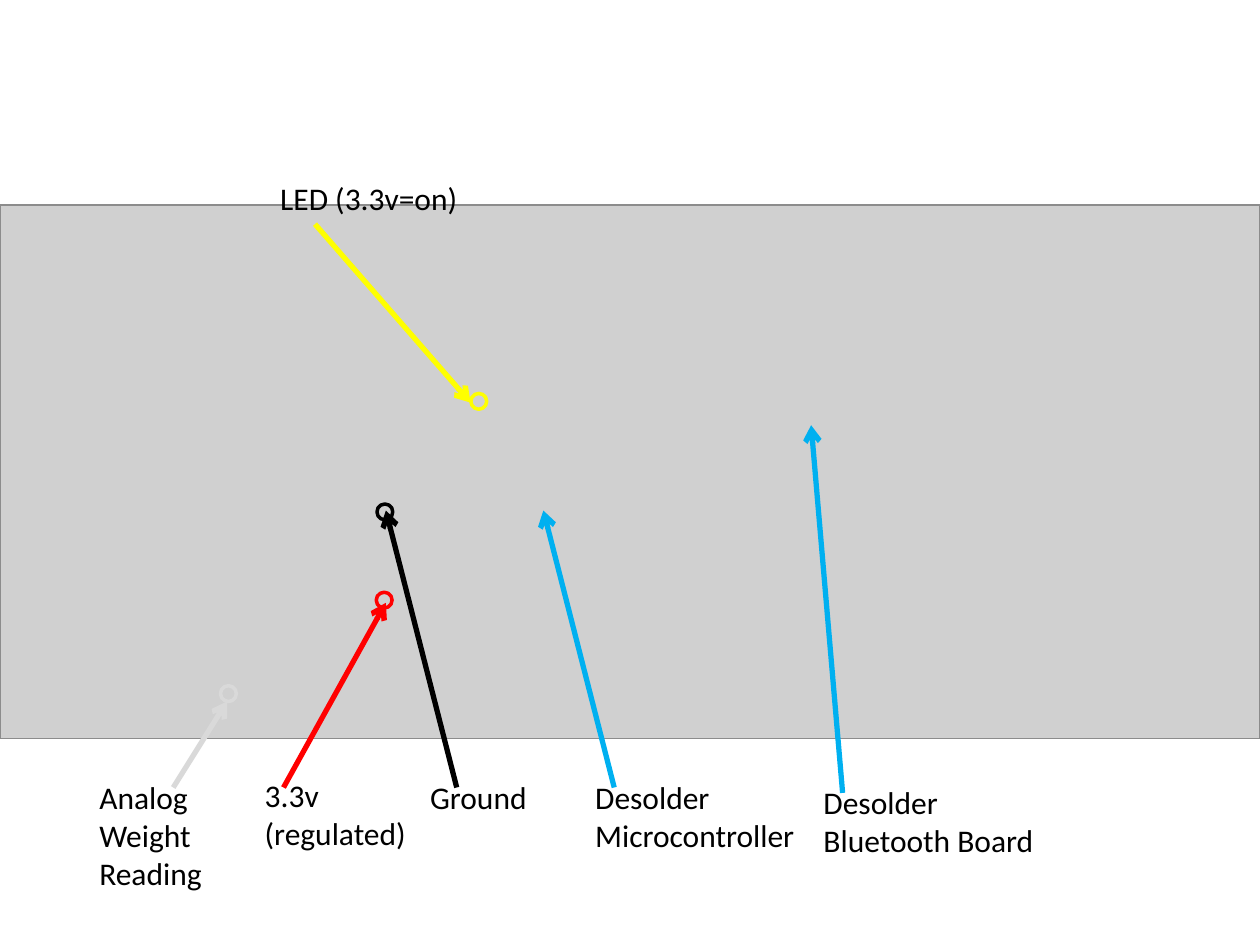
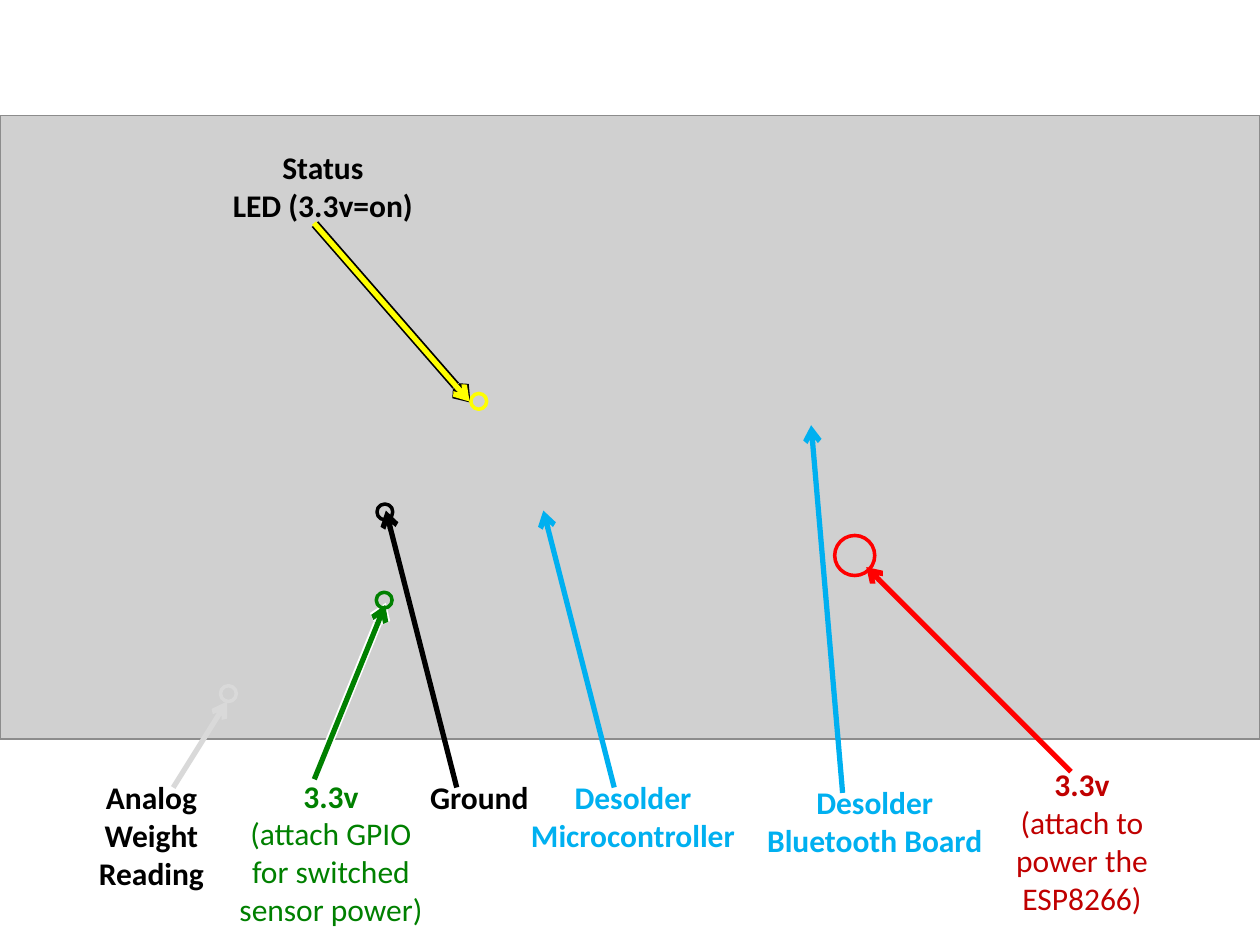
Before and after one commit to mmiller7/ESPHome-Mod-Flame-King-Propane-Scale, a slide deck: slide 2 of Modification Pics/wiring.pptx. Drawn at 1260x945 pixels with LibreOffice and Linux fonts; fonts in the diff are those of the drawing; grey boxes stand for pictures. Boxes give left, top, right and bottom in pixels: in the first picture for what was removed or moved away, otherwise in the second. Text is boxed around its words. In the diff, an @@ line names an element or a change of style, - is before the commit and + after.

Commit message:
Reduce power consumption modifying board to turn off sensors in deep-sleep Added temperature sensor module to correct for load-cell temperature drift Added image of non-mirrored front of original board

```diff
--- a/Modification Pics/wiring.pptx
+++ b/Modification Pics/wiring.pptx
@@ picture: place and size @@
-picture at (0,205,1260,738)
+picture at (0,115,1260,738)
@@ text "Status": place and size @@
-text "Status" at (280,184,457,214)
+text "Status" at (233,158,412,224)
@@ text at (282,158,363,180): paragraph added @@
+Status
@@ text at (233,194,412,224): bold on in "LED (3.3v=on)"; alignment left to centre @@
@@ arrow added from (314, 223) to (470, 402), #FFFF00 3 pt @@
@@ arrow (315, 224) - (470, 403): stroke #FFFF00 3 pt to #000000 5 pt @@
@@ ellipse added at (834,536,874,576), outline #FF0000 2 pt @@
@@ arrow added from (1071, 771) to (867, 567), #FF0000 3 pt @@
@@ ellipse at (377,592,393,609): outline #FF0000 2 pt to #008000 2 pt @@
@@ arrow added from (314, 779) to (386, 605), #008000 3 pt @@
@@ arrow moved from (284, 788) - (386, 602) to (315, 777) - (386, 602) @@
@@ arrow (315, 777) - (386, 602): stroke #FF0000 3 pt to #FFFFFF 5 pt @@
@@ text "Analog" at (99,787,204,891): bold on; alignment left to centre @@
@@ text "3.3v": place and size @@
-text "3.3v" at (265,781,406,851)
+text "3.3v" at (239,787,422,926)
@@ text "Ground" at (430,782,528,810): bold on; alignment left to centre @@
@@ text "Desolder" at (531,782,735,848): text colour #000000 to #00B0F0, bold on; alignment left to centre @@
@@ text "Desolder": place and size @@
-text "Desolder" at (595,782,794,848)
+text "Desolder" at (531,782,735,848)
@@ text "Desolder": place and size @@
-text "Desolder" at (823,788,1033,853)
+text "Desolder" at (767,788,982,853)
@@ text "Desolder" at (767,788,982,853): text colour #000000 to #00B0F0, bold on; alignment left to centre @@
@@ text added at (1016,770,1148,914), 18 pt, text #C00000 @@
+3.3v
+(attach to
+power the
+ESP8266)
@@ text at (303,787,358,809): text colour #000000 to #008000, bold on in "3.3v"; alignment left to centre @@
@@ text at (239,822,422,926): text changed; text colour #000000 to #008000 @@
-(regulated)
+(attach GPIO
+for switched
+sensor power)
```
Also in this commit, not shown: 2 slides added, 12 other files.
